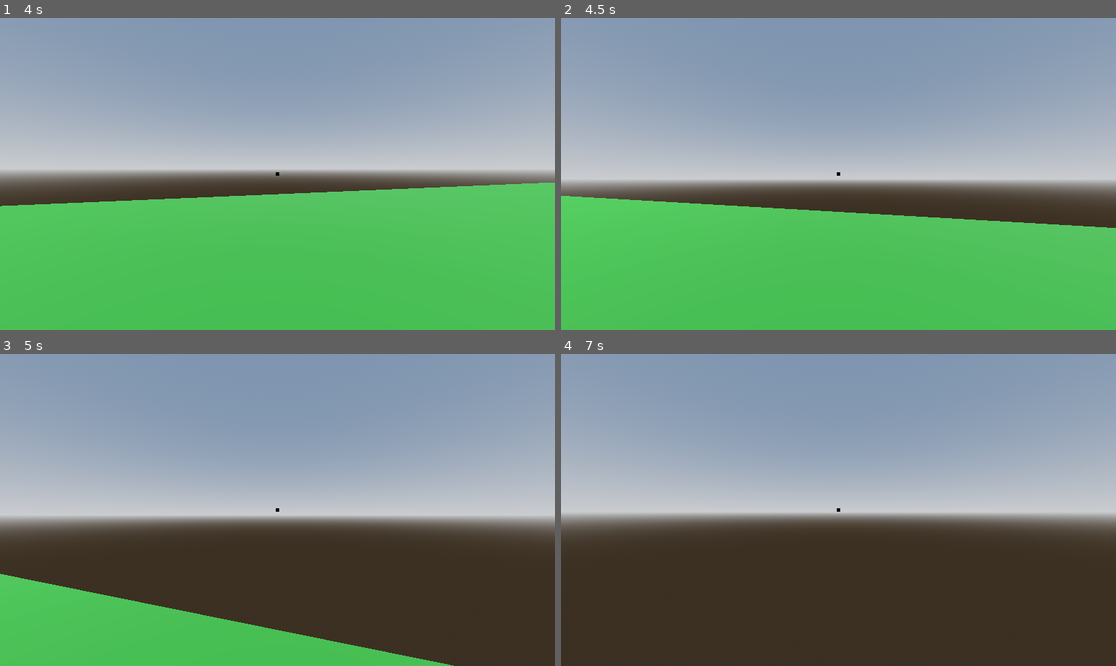
Above: before the commit, frames 1-4 (two rows, left to right).
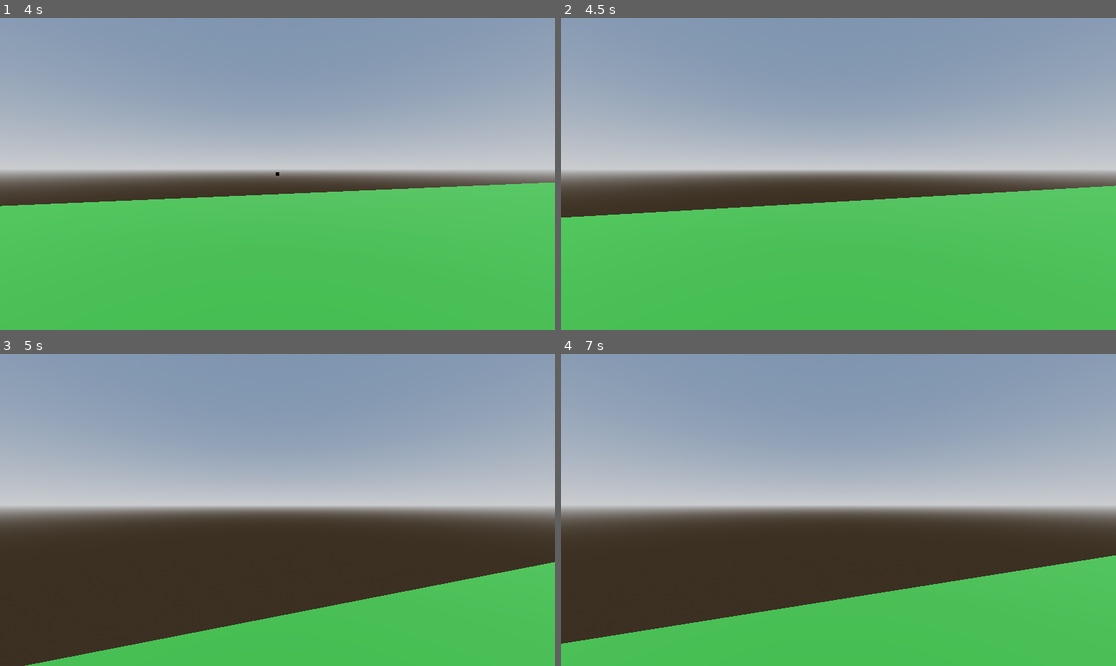
Above: after the commit, the same moments.

Repository: mitchglitchisdabestg/trust-no.-1game-jam
Game: Godot game, scene res://Scenes/world/world.tscn
Two runs of this game, one before a commit and one after it. Both use one fixed random seed, a clock stepped at 60 frames per second and the inputs below.
Inputs (mouse positions are in pixels of both pictures, inside the frame that each line leads up to):
- Up to frame 1 (4 s): move the mouse to (305, 174) at 0.52 s; hold C (Crouch) 0.53-1.28 s; hold W (Up) from 0.53 s (still down); tap Space (Jump) at 0.77, 1.52, 3.02, 3.77 s; move the mouse to (249, 174) at 1.27 s; tap Shift (Sprint) at 1.35, 2.85 s; move the mouse to (288, 167) at 2.02 s; hold C (Crouch) 2.03-2.78 s; move the mouse to (271, 180) at 2.77 s; move the mouse to (316, 177) at 3.52 s; hold C (Crouch) from 3.53 s (still down)
- Up to frame 2 (4.5 s): keep holding W (Up); tap Escape (MouseLock, bound only after the commit) at 4.15 s; move the mouse to (794, 170) at 4.27 s; release C (Crouch) at 4.28 s; tap Shift (Sprint) at 4.35 s
- Up to frame 3 (5 s): keep holding W (Up); tap Space (Jump) at 4.52 s
- Up to frame 4 (7 s): move the mouse to (844, 510) at 5.02 s; hold C (Crouch) 5.03-5.78 s; move the mouse to (816, 503) at 5.77 s; release W (Up) at 5.78 s; hold D (Right) 5.78-6.53 s; tap Shift (Sprint) at 5.85 s; tap Space (Jump) at 6.02, 6.77 s; move the mouse to (866, 510) at 6.52 s; hold W (Up) from 6.53 s (still down); hold C (Crouch) from 6.53 s (still down)

Frame 1 is identical in both runs. In frame 2, 12% of the frame differs, in the area x 0-100%, y 48-68%; in frame 3, 24%; in frame 4, 27%, in the area x 0-100%, y 48-100%.

Commit message:
Added the pause menu because i forgot lol

Diff:
--- /dev/null
+++ b/Scenes/pause_menu/pause_menu.gd
@@ -0,0 +1,42 @@
+extends Control
+@onready var animation_player: AnimationPlayer = $AnimationPlayer
+@onready var main_panel: PanelContainer = $MainPanel
+
+var last_mouse_state := Input.MouseMode.MOUSE_MODE_CAPTURED
+
+# Called when the node enters the scene tree for the first time.
+func _ready() -> void:
+	animation_player.play("RESET")
+
+func pause_tree() -> void:
+	last_mouse_state = Input.mouse_mode
+
+	Input.set_mouse_mode(Input.MOUSE_MODE_VISIBLE)
+	get_tree().paused = true
+	main_panel.visible = true
+	animation_player.play("blur")
+
+func resume_tree() -> void:
+	Input.set_mouse_mode(last_mouse_state)
+	get_tree().paused = false
+	main_panel.visible = false
+	animation_player.play_backwards("unblur")
+
+func _unhandled_input(event: InputEvent) -> void:
+	# If we ain't pausing, we don't care
+	if !event.is_action_pressed("Pause"): return
+
+	if get_tree().paused:
+		resume_tree()
+	else:
+		pause_tree()
+
+func _on_resume_pressed() -> void:
+	resume_tree()
+
+func _on_restart_pressed() -> void:
+	resume_tree()
+	get_tree().reload_current_scene()
+
+func _on_quit_pressed() -> void:
+	get_tree().quit()
--- /dev/null
+++ b/Scenes/pause_menu/pause_menu.tscn
@@ -0,0 +1,258 @@
+[gd_scene format=3 uid="uid://5tsawn866bsp"]
+
+[ext_resource type="Shader" uid="uid://jjy1ggm0e5va" path="res://scenes/pause_menu/pause_menu_shader.gdshader" id="1_5bgjm"]
+[ext_resource type="Script" uid="uid://wih5xtg51vne" path="res://scenes/pause_menu/pause_menu.gd" id="1_qcmsd"]
+
+[sub_resource type="Animation" id="Animation_10tpt"]
+length = 0.001
+tracks/0/type = "bezier"
+tracks/0/imported = false
+tracks/0/enabled = true
+tracks/0/path = NodePath("Blur:material:shader_parameter/lod")
+tracks/0/interp = 1
+tracks/0/loop_wrap = true
+tracks/0/keys = {
+"handle_modes": PackedInt32Array(0),
+"points": PackedFloat32Array(0, -0.25, 0, 0.25, 0),
+"times": PackedFloat32Array(0)
+}
+tracks/1/type = "bezier"
+tracks/1/imported = false
+tracks/1/enabled = true
+tracks/1/path = NodePath("MainPanel:modulate:r")
+tracks/1/interp = 1
+tracks/1/loop_wrap = true
+tracks/1/keys = {
+"handle_modes": PackedInt32Array(0),
+"points": PackedFloat32Array(1, -0.25, 0, 0.25, 0),
+"times": PackedFloat32Array(0)
+}
+tracks/2/type = "bezier"
+tracks/2/imported = false
+tracks/2/enabled = true
+tracks/2/path = NodePath("MainPanel:modulate:g")
+tracks/2/interp = 1
+tracks/2/loop_wrap = true
+tracks/2/keys = {
+"handle_modes": PackedInt32Array(0),
+"points": PackedFloat32Array(1, -0.25, 0, 0.25, 0),
+"times": PackedFloat32Array(0)
+}
+tracks/3/type = "bezier"
+tracks/3/imported = false
+tracks/3/enabled = true
+tracks/3/path = NodePath("MainPanel:modulate:b")
+tracks/3/interp = 1
+tracks/3/loop_wrap = true
+tracks/3/keys = {
+"handle_modes": PackedInt32Array(0),
+"points": PackedFloat32Array(1, -0.25, 0, 0.25, 0),
+"times": PackedFloat32Array(0)
+}
+tracks/4/type = "bezier"
+tracks/4/imported = false
+tracks/4/enabled = true
+tracks/4/path = NodePath("MainPanel:modulate:a")
+tracks/4/interp = 1
+tracks/4/loop_wrap = true
+tracks/4/keys = {
+"handle_modes": PackedInt32Array(0),
+"points": PackedFloat32Array(0, -0.25, 0, 0.25, 0),
+"times": PackedFloat32Array(0)
+}
+
+[sub_resource type="Animation" id="Animation_0a7io"]
+resource_name = "blur"
+tracks/0/type = "bezier"
+tracks/0/imported = false
+tracks/0/enabled = true
+tracks/0/path = NodePath("Blur:material:shader_parameter/lod")
+tracks/0/interp = 1
+tracks/0/loop_wrap = true
+tracks/0/keys = {
+"handle_modes": PackedInt32Array(0, 0),
+"points": PackedFloat32Array(0, -0.25, 0, 0.25, 0, 2, -0.083333336, 0, 0, 0),
+"times": PackedFloat32Array(0, 0.3)
+}
+tracks/1/type = "bezier"
+tracks/1/imported = false
+tracks/1/enabled = true
+tracks/1/path = NodePath("MainPanel:modulate:r")
+tracks/1/interp = 1
+tracks/1/loop_wrap = true
+tracks/1/keys = {
+"handle_modes": PackedInt32Array(0, 0),
+"points": PackedFloat32Array(1, -0.25, 0, 0.25, 0, 1, -0.050000004, 0, 0, 0),
+"times": PackedFloat32Array(0, 0.099999994)
+}
+tracks/2/type = "bezier"
+tracks/2/imported = false
+tracks/2/enabled = true
+tracks/2/path = NodePath("MainPanel:modulate:g")
+tracks/2/interp = 1
+tracks/2/loop_wrap = true
+tracks/2/keys = {
+"handle_modes": PackedInt32Array(0, 0),
+"points": PackedFloat32Array(1, -0.25, 0, 0.25, 0, 1, -0.050000004, 0, 0, 0),
+"times": PackedFloat32Array(0, 0.099999994)
+}
+tracks/3/type = "bezier"
+tracks/3/imported = false
+tracks/3/enabled = true
+tracks/3/path = NodePath("MainPanel:modulate:b")
+tracks/3/interp = 1
+tracks/3/loop_wrap = true
+tracks/3/keys = {
+"handle_modes": PackedInt32Array(0, 0),
+"points": PackedFloat32Array(1, -0.25, 0, 0.25, 0, 1, -0.050000004, 0, 0, 0),
+"times": PackedFloat32Array(0, 0.099999994)
+}
+tracks/4/type = "bezier"
+tracks/4/imported = false
+tracks/4/enabled = true
+tracks/4/path = NodePath("MainPanel:modulate:a")
+tracks/4/interp = 1
+tracks/4/loop_wrap = true
+tracks/4/keys = {
+"handle_modes": PackedInt32Array(0, 0),
+"points": PackedFloat32Array(0, -0.25, 0, 0.25, 0, 1, -0.050000004, -0.16666667, 0, 0),
+"times": PackedFloat32Array(0, 0.099999994)
+}
+
+[sub_resource type="Animation" id="Animation_qcmsd"]
+resource_name = "unblur"
+tracks/0/type = "bezier"
+tracks/0/imported = false
+tracks/0/enabled = true
+tracks/0/path = NodePath("Blur:material:shader_parameter/lod")
+tracks/0/interp = 1
+tracks/0/loop_wrap = true
+tracks/0/keys = {
+"handle_modes": PackedInt32Array(0),
+"points": PackedFloat32Array(0, -0.25, 0, 0.25, 0),
+"times": PackedFloat32Array(0.099999994)
+}
+tracks/1/type = "bezier"
+tracks/1/imported = false
+tracks/1/enabled = true
+tracks/1/path = NodePath("MainPanel:modulate:r")
+tracks/1/interp = 1
+tracks/1/loop_wrap = true
+tracks/1/keys = {
+"handle_modes": PackedInt32Array(0),
+"points": PackedFloat32Array(1, -0.25, 0, 0.25, 0),
+"times": PackedFloat32Array(0.09602084)
+}
+tracks/2/type = "bezier"
+tracks/2/imported = false
+tracks/2/enabled = true
+tracks/2/path = NodePath("MainPanel:modulate:g")
+tracks/2/interp = 1
+tracks/2/loop_wrap = true
+tracks/2/keys = {
+"handle_modes": PackedInt32Array(0),
+"points": PackedFloat32Array(1, -0.25, 0, 0.25, 0),
+"times": PackedFloat32Array(0.09602084)
+}
+tracks/3/type = "bezier"
+tracks/3/imported = false
+tracks/3/enabled = true
+tracks/3/path = NodePath("MainPanel:modulate:b")
+tracks/3/interp = 1
+tracks/3/loop_wrap = true
+tracks/3/keys = {
+"handle_modes": PackedInt32Array(0),
+"points": PackedFloat32Array(1, -0.25, 0, 0.25, 0),
+"times": PackedFloat32Array(0.09602084)
+}
+tracks/4/type = "bezier"
+tracks/4/imported = false
+tracks/4/enabled = true
+tracks/4/path = NodePath("MainPanel:modulate:a")
+tracks/4/interp = 1
+tracks/4/loop_wrap = true
+tracks/4/keys = {
+"handle_modes": PackedInt32Array(0),
+"points": PackedFloat32Array(0, -0.25, 0, 0.25, 0),
+"times": PackedFloat32Array(0.09602084)
+}
+
+[sub_resource type="AnimationLibrary" id="AnimationLibrary_8squr"]
+_data = {
+&"RESET": SubResource("Animation_10tpt"),
+&"blur": SubResource("Animation_0a7io"),
+&"unblur": SubResource("Animation_qcmsd")
+}
+
+[sub_resource type="ShaderMaterial" id="ShaderMaterial_hy6xw"]
+shader = ExtResource("1_5bgjm")
+shader_parameter/lod = 0.0
+
+[node name="Pause Menu" type="Control" unique_id=1368006392]
+process_mode = 3
+layout_mode = 3
+anchors_preset = 15
+anchor_right = 1.0
+anchor_bottom = 1.0
+grow_horizontal = 2
+grow_vertical = 2
+script = ExtResource("1_qcmsd")
+
+[node name="AnimationPlayer" type="AnimationPlayer" parent="." unique_id=1038145232]
+deterministic = true
+libraries/ = SubResource("AnimationLibrary_8squr")
+
+[node name="Blur" type="ColorRect" parent="." unique_id=676601082]
+material = SubResource("ShaderMaterial_hy6xw")
+layout_mode = 1
+anchors_preset = 15
+anchor_right = 1.0
+anchor_bottom = 1.0
+grow_horizontal = 2
+grow_vertical = 2
+
+[node name="MainPanel" type="PanelContainer" parent="." unique_id=158568976]
+visible = false
+modulate = Color(1, 1, 1, 0)
+layout_mode = 1
+anchors_preset = 8
+anchor_left = 0.5
+anchor_top = 0.5
+anchor_right = 0.5
+anchor_bottom = 0.5
+offset_left = -123.0
+offset_top = -114.0
+offset_right = 123.0
+offset_bottom = 114.0
+grow_horizontal = 2
+grow_vertical = 2
+
+[node name="MarginContainer" type="MarginContainer" parent="MainPanel" unique_id=455237957]
+layout_mode = 2
+theme_override_constants/margin_left = 30
+theme_override_constants/margin_top = 15
+theme_override_constants/margin_right = 30
+theme_override_constants/margin_bottom = 15
+
+[node name="VBoxContainer2" type="VBoxContainer" parent="MainPanel/MarginContainer" unique_id=944297963]
+layout_mode = 2
+theme_override_constants/separation = 25
+alignment = 1
+
+[node name="Resume" type="Button" parent="MainPanel/MarginContainer/VBoxContainer2" unique_id=1860625376]
+layout_mode = 2
+text = "Resume"
+
+[node name="Restart" type="Button" parent="MainPanel/MarginContainer/VBoxContainer2" unique_id=1227706164]
+layout_mode = 2
+text = "Restart
+"
+
+[node name="Quit" type="Button" parent="MainPanel/MarginContainer/VBoxContainer2" unique_id=1917928241]
+layout_mode = 2
+text = "Quit
+"
+
+[connection signal="pressed" from="MainPanel/MarginContainer/VBoxContainer2/Resume" to="." method="_on_resume_pressed"]
+[connection signal="pressed" from="MainPanel/MarginContainer/VBoxContainer2/Restart" to="." method="_on_restart_pressed"]
+[connection signal="pressed" from="MainPanel/MarginContainer/VBoxContainer2/Quit" to="." method="_on_quit_pressed"]
--- /dev/null
+++ b/Scenes/pause_menu/pause_menu_shader.gdshader
@@ -0,0 +1,14 @@
+shader_type canvas_item;
+uniform sampler2D SCREEN_TEXTURE: hint_screen_texture, filter_linear_mipmap;
+uniform float lod: hint_range(0.0,5) = 0.0;
+
+void fragment() {
+	// Called for every pixel the material is visible on.
+	vec4 color = texture(SCREEN_TEXTURE, SCREEN_UV, lod);
+	COLOR = color;
+}
+
+//void light() {
+//	// Called for every pixel for every light affecting the CanvasItem.
+//	// Uncomment to replace the default light processing function with this one.
+//}
--- a/Scenes/world/world.tscn
+++ b/Scenes/world/world.tscn
@@ -44,5 +44,3 @@
 
 [node name="Player" parent="." unique_id=423765952 instance=ExtResource("2_1fp7r")]
 transform = Transform3D(1, 0, 0, 0, 1, 0, 0, 0, 1, 0, 1.1502094, -4.5021877)
-
-[node name="Pause Menu" parent="." unique_id=1368006392]
--- a/project.godot
+++ b/project.godot
@@ -65,6 +65,11 @@
 "events": [Object(InputEventKey,"resource_local_to_scene":false,"resource_name":"","device":-1,"window_id":0,"alt_press …(192 unchanged characters)…
 ]
 }
+MouseLock={
+"deadzone": 0.2,
+"events": [Object(InputEventKey,"resource_local_to_scene":false,"resource_name":"","device":-1,"window_id":0,"alt_pressed":false,"shift_pressed":false,"ctrl_pressed":false,"meta_pressed":false,"pressed":false,"keycode":0,"physical_keycode":4194305,"key_label":0,"unicode":0,"location":0,"echo":false,"script":null)
+]
+}
 
 [physics]
 
Not shown, added: Scenes/pause_menu/pause_menu.gd.uid
Not shown, added: Scenes/pause_menu/pause_menu_shader.gdshader.uid
